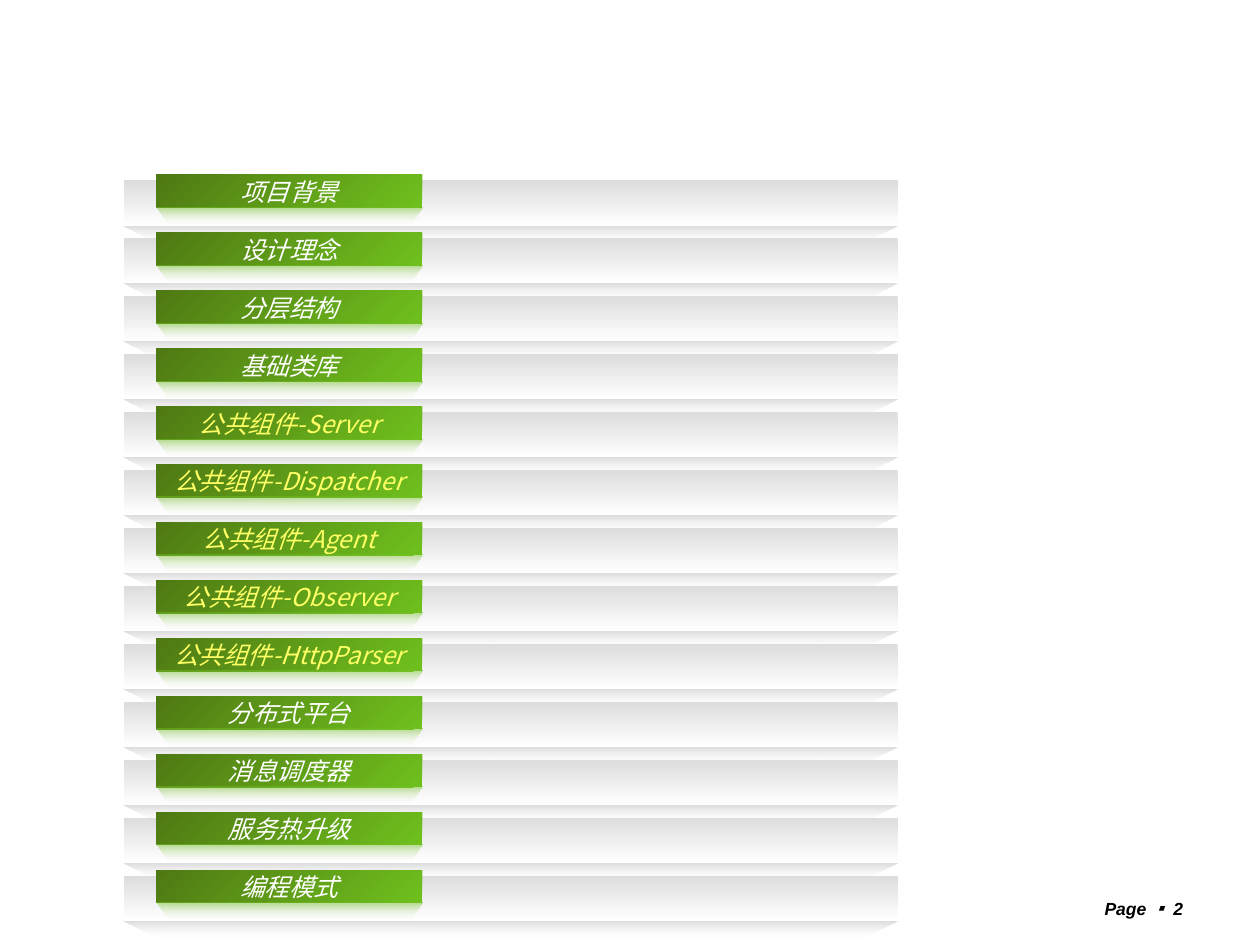
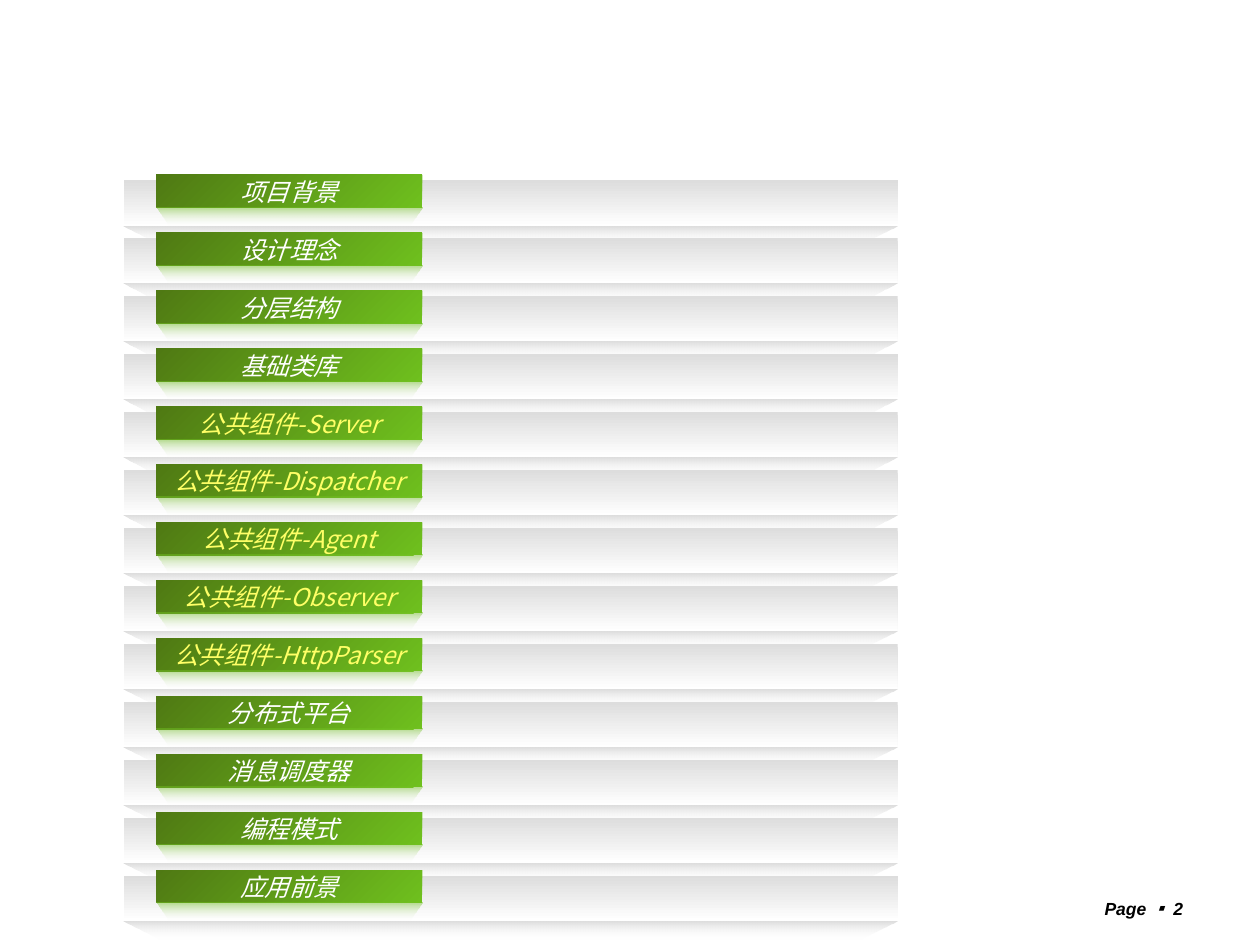
Before and after one commit to machicao2013/mooon, a slide deck: slide 2 of distributed_platform/docs/mooon.ppt. Drawn at 1260x945 pixels with LibreOffice and Linux fonts; fonts in the diff are those of the drawing; background and template pictures are left out. Boxes give left, top, right and bottom in pixels: in the first picture for what was removed or moved away, otherwise in the second. Text is boxed around its words. In the diff, an @@ line names an element or a change of style, - is before the commit and + after.

```diff
--- a/distributed_platform/docs/mooon.ppt
+++ b/distributed_platform/docs/mooon.ppt
@@ rectangle "编程模式" moved from (x1=156, y1=871, x2=422, y2=903) to (x1=156, y1=813, x2=422, y2=845) @@
@@ rectangle removed at (x1=156, y1=813, x2=422, y2=845) @@
-服务热升级
@@ rectangle added at (x1=156, y1=871, x2=422, y2=903), fill gradient #6FC01E to #4F7913, 14 pt, text #FFFFFF, italic @@
+应用前景
```
Also in this commit, not shown: 21 other slides changed, 5 slides added, 4 slides removed, 4 other files.
